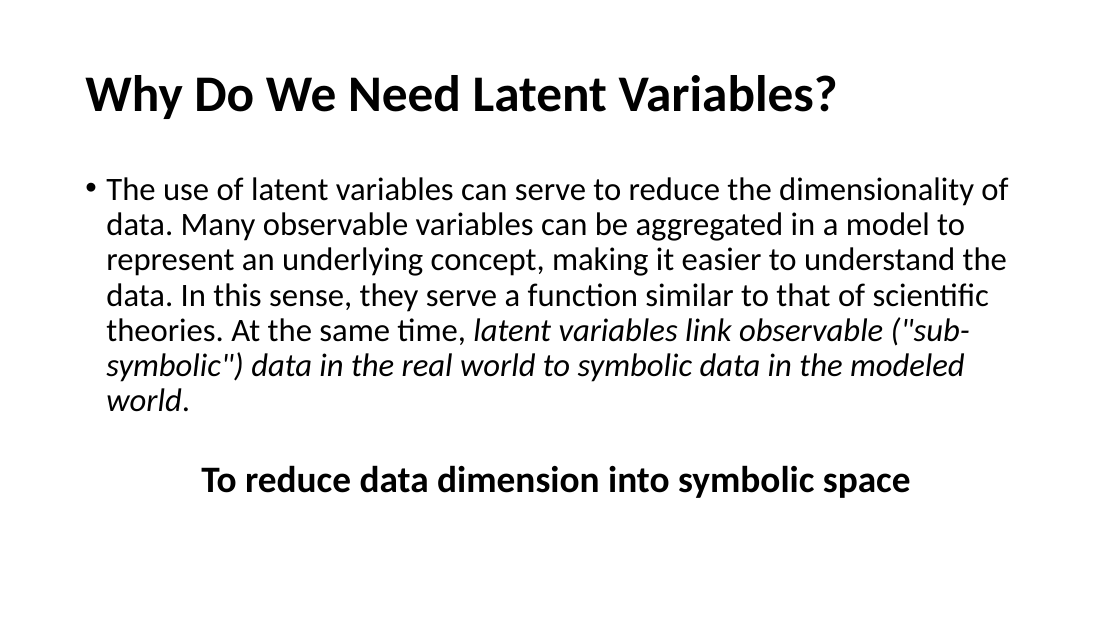
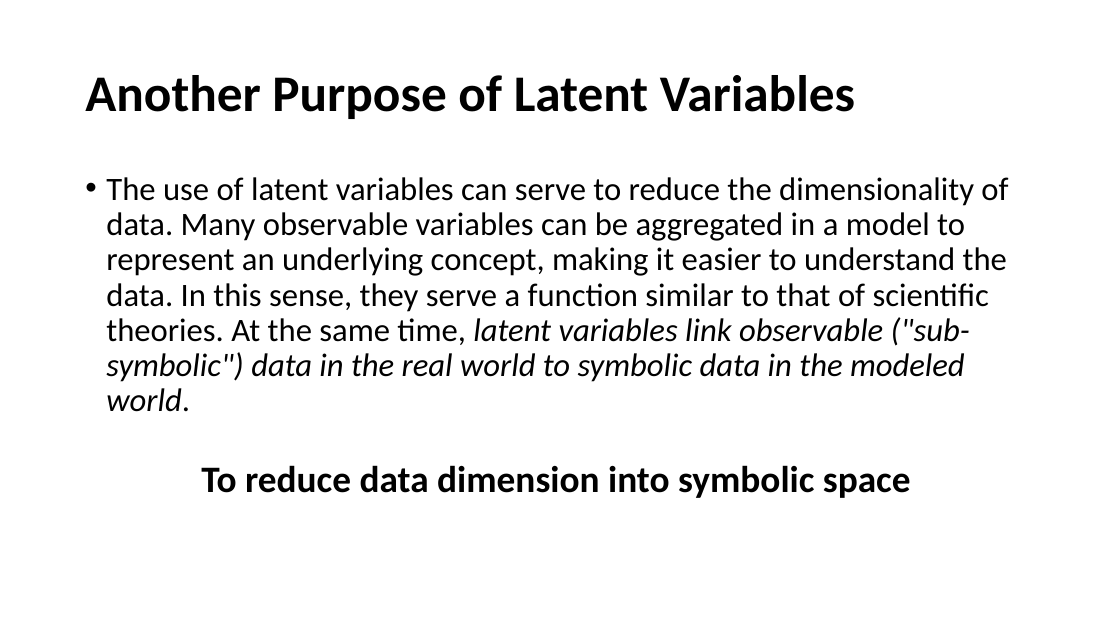
Before and after one commit to tingsyo/course_2020Q3_representation_learning, a slide deck: slide 17 of notebooks/03_Latent_variable_theory.pptx (slide 10 before the commit). Drawn at 1120x630 pixels with LibreOffice and Linux fonts; fonts in the diff are those of the drawing. Boxes give left, top, right and bottom in pixels: in the first picture for what was removed or moved away, otherwise in the second. Text is boxed around its words. In the diff, an @@ line names an element or a change of style, - is before the commit and + after.

```diff
--- a/notebooks/03_Latent_variable_theory.pptx
+++ b/notebooks/03_Latent_variable_theory.pptx
@@ title at [85, 75, 855, 119]: text changed @@
-Why Do We Need Latent Variables?
+Another Purpose of Latent Variables
```
Also in this commit, not shown: 1 other slide changed, 7 slides added.
